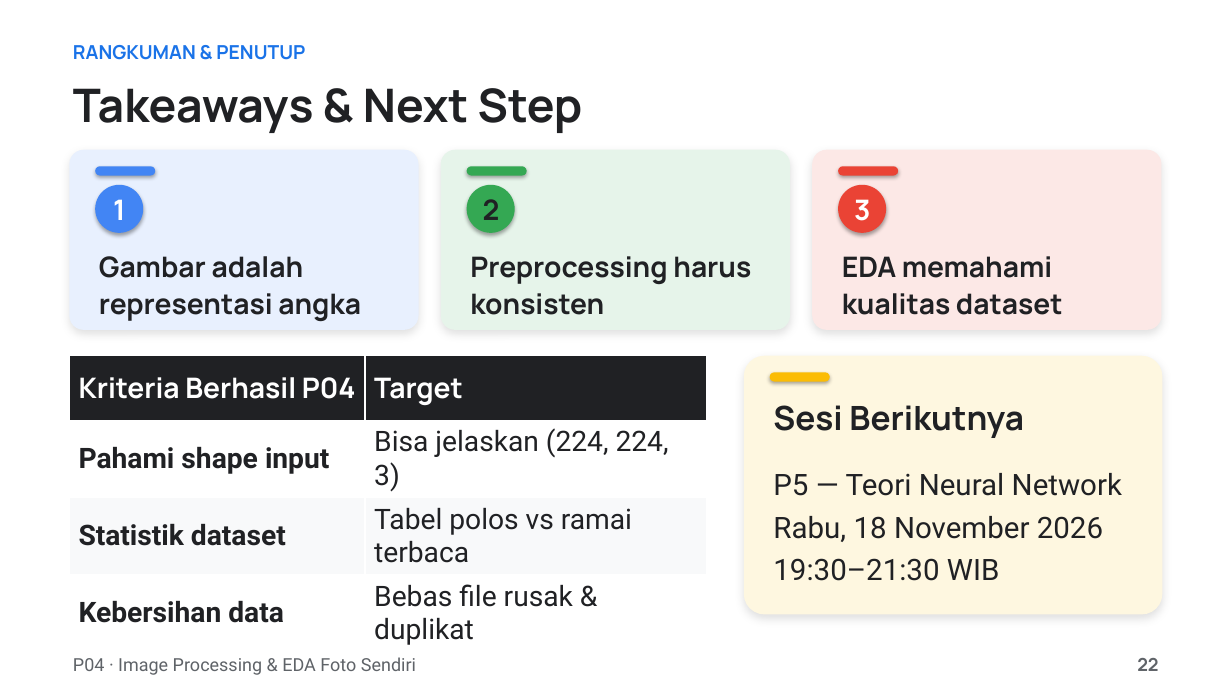
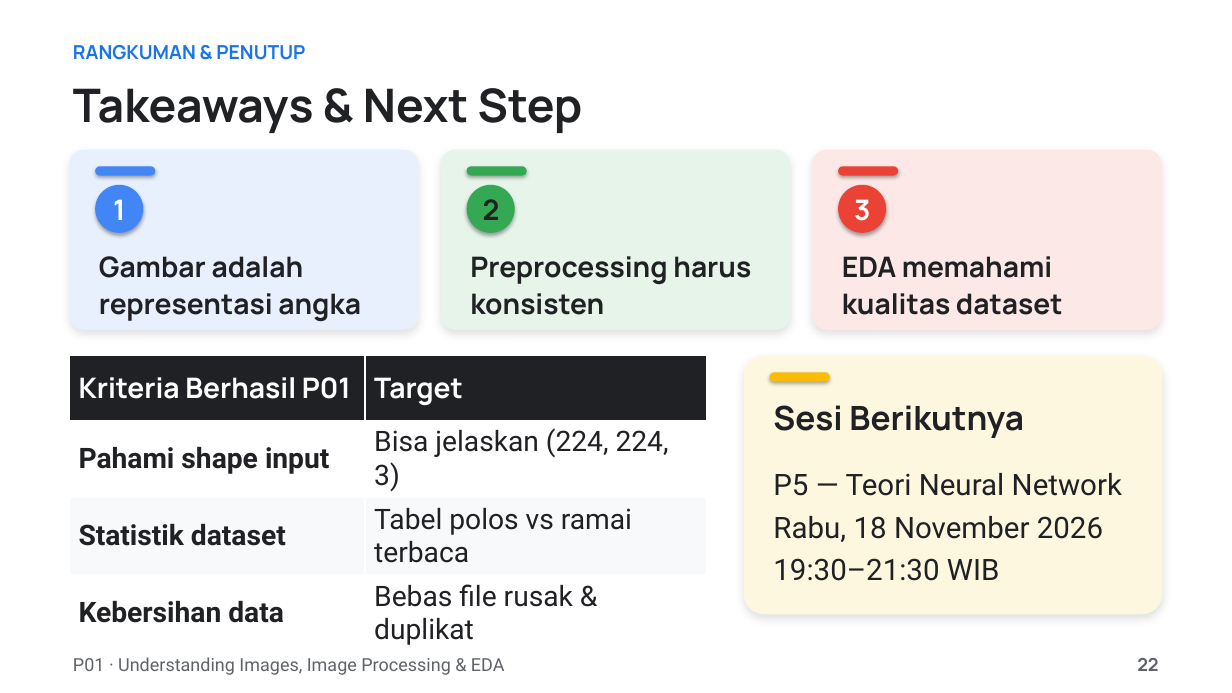
Before and after one commit to muhammadhaerul25/HaloTech-Private-DeepLearning, a slide deck: slide 22 of Materials/P01 - Understanding Images, Image Processing & EDA/P01 - Understanding Images, Image Processing & EDA.pptx. Drawn at 1232x693 pixels with LibreOffice and Linux fonts; fonts in the diff are those of the drawing. Boxes give left, top, right and bottom in pixels: in the first picture for what was removed or moved away, otherwise in the second. Text is boxed around its words. In the diff, an @@ line names an element or a change of style, - is before the commit and + after.

```diff
--- a/Materials/P01 - Understanding Images, Image Processing & EDA/P01 - Understanding Images, Image Processing & EDA.pptx
+++ b/Materials/P01 - Understanding Images, Image Processing & EDA/P01 - Understanding Images, Image Processing & EDA.pptx
@@ table at (69, 356, 707, 649) @@
-row 1, column 1: Kriteria Berhasil P04
+row 1, column 1: Kriteria Berhasil P01
@@ text at (73, 657, 505, 675): text changed @@
-P04 · Image Processing & EDA Foto Sendiri
+P01 · Understanding Images, Image Processing & EDA
```
Also in this commit, not shown: 21 other slides changed, 14 other files.
